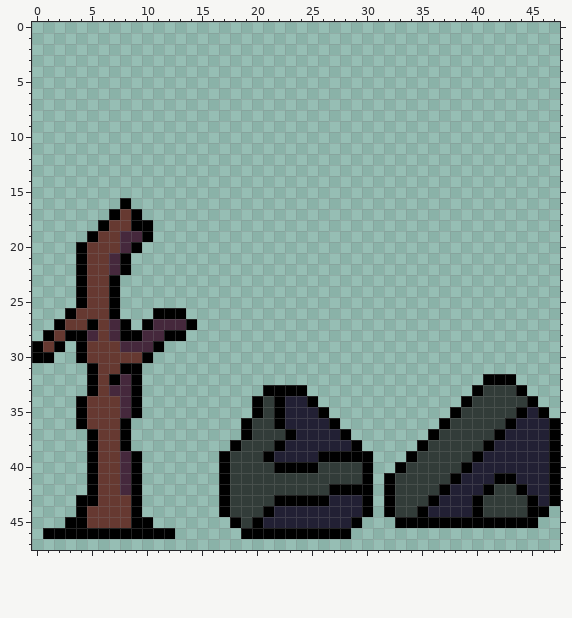
Pixel-art file -- _ASSETS/Environment/sTileset3HousesOutside2.aseprite. The picture above is the old version.
48x48 pixels, 1 frame.
After:
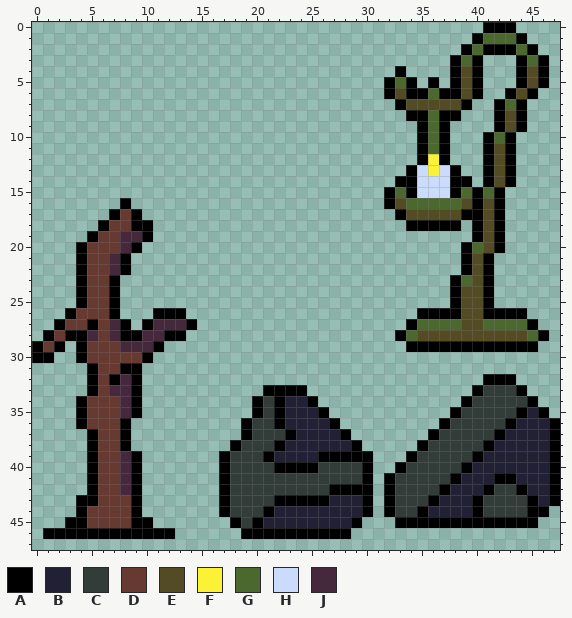
Palette (. is transparent): A #000000  B #222034  C #323c39  D #663931  E #524b24  F #fbf236  G #4b692f  H #cbdbfc  J #45283c
From old to new:
{"y":0,"x":41,"old":"...","new":"AAA"}
{"y":1,"x":40,"old":".....","new":"AGGGA"}
{"y":2,"x":39,"old":".......","new":"AGAAAGA"}
{"y":3,"x":38,"old":"...","new":"AGA"}
{"y":3,"x":44,"old":"...","new":"AGA"}
{"y":4,"x":33,"old":".","new":"A"}
{"y":4,"x":38,"old":"...","new":"AEA"}
{"y":4,"x":44,"old":"...","new":"AEA"}
{"y":5,"x":32,"old":"...","new":"AGA"}
{"y":5,"x":36,"old":".","new":"A"}
{"y":5,"x":38,"old":"...","new":"AEA"}
{"y":5,"x":44,"old":"...","new":"AEA"}
{"y":6,"x":32,"old":".........","new":"AEAAGAAEA"}
{"y":6,"x":43,"old":"...","new":"AEA"}
{"y":7,"x":33,"old":".......","new":"AEEEEEA"}
{"y":7,"x":42,"old":"...","new":"AGA"}
{"y":8,"x":34,"old":".....","new":"AAGAA"}
{"y":8,"x":42,"old":"...","new":"AEA"}
{"y":9,"x":35,"old":"...","new":"AGA"}
{"y":9,"x":42,"old":"...","new":"AEA"}
{"y":10,"x":35,"old":"...","new":"AGA"}
{"y":10,"x":41,"old":"...","new":"AGA"}
{"y":11,"x":35,"old":"...","new":"AGA"}
{"y":11,"x":41,"old":"...","new":"AEA"}
{"y":12,"x":35,"old":"...","new":"AFA"}
{"y":12,"x":41,"old":"...","new":"AEA"}
{"y":13,"x":34,"old":".....","new":"AHFHA"}
{"y":13,"x":41,"old":"...","new":"AEA"}
{"y":14,"x":33,"old":".......","new":"AAHHHAA"}
{"y":14,"x":41,"old":"...","new":"AEA"}
{"y":15,"x":32,"old":"...........","new":"AGAHHHAGAGA"}
{"y":16,"x":32,"old":"...........","new":"AEGGGGGEAEA"}
{"y":17,"x":33,"old":"..........","new":"AEEEEEAAEA"}
{"y":18,"x":34,"old":".....","new":"AAAAA"}
{"y":18,"x":40,"old":"...","new":"AEA"}
{"y":19,"x":40,"old":"...","new":"AEA"}
{"y":20,"x":39,"old":"....","new":"AGEA"}
{"y":21,"x":39,"old":"...","new":"AEA"}
{"y":22,"x":39,"old":"...","new":"AEA"}
{"y":23,"x":38,"old":"....","new":"AGEA"}
{"y":24,"x":38,"old":"....","new":"AEEA"}
{"y":25,"x":38,"old":"....","new":"AEEA"}
{"y":26,"x":35,"old":"..........","new":"AAAAEEAAAA"}
{"y":27,"x":34,"old":"............","new":"AGGGGEEGGGGA"}
{"y":28,"x":33,"old":"..............","new":"AGEEEEEEEEEEGA"}
{"y":29,"x":34,"old":"............","new":"AAAAAAAAAAAA"}
{"label":"added","picture_box":[384,22,549,352]}
